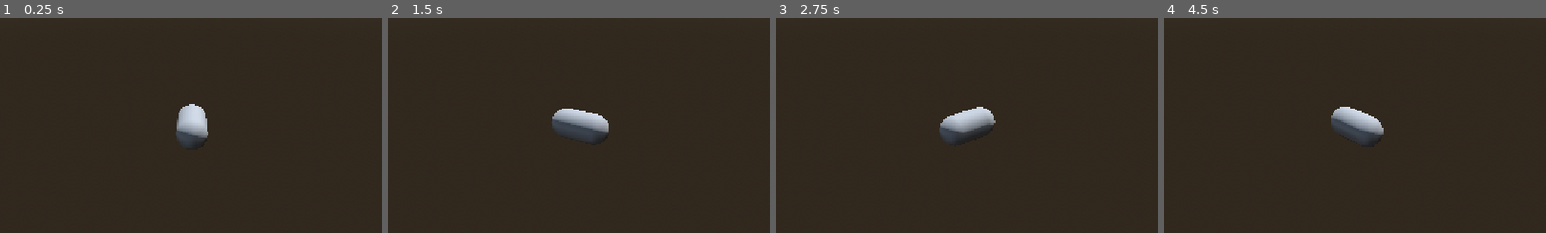
Above: before the commit, frames 1-4 (left to right).
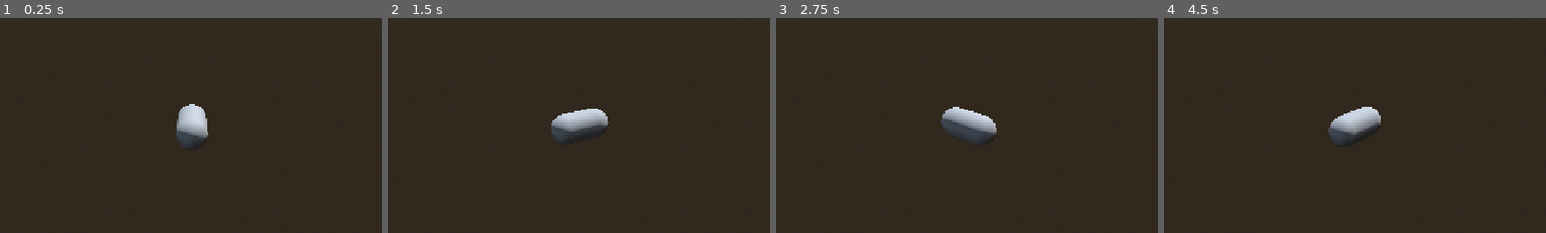
Above: after the commit, the same moments.

Repository: PeterDrake/yachtsinkers
Game: Godot game, scene res://yachtsinkers.tscn
Same seed, same stepped clock (60 frames per second), same inputs: the game is played once before the commit and once after it. Sound files missing from this copy of the repository are replaced by a short silence.
Inputs:
- Up to frame 1 (0.25 s): no input
- Up to frame 2 (1.5 s): tap Enter at 0.5 s; hold Right (ui_right) 0.53-1.28 s; hold Down (ui_down) from 1.28 s (still down)
- Up to frame 3 (2.75 s): tap Space at 2 s; release Down (ui_down) at 2.03 s; hold Right (ui_right) from 2.03 s (still down)
- Up to frame 4 (4.5 s): release Right (ui_right) at 2.78 s; hold Up (ui_up) 2.78-3.53 s; tap Enter at 3.5 s; hold Left (ui_left) from 3.53 s (still down)
The pictures show only the part of the screen within x 25-75%, y 33-83%; the shares and areas given below are measured in that part.

The runs differ from the first frame. In frame 2, 1.3% of the frame differs, in the area x 42-58%, y 42-58%; in frame 3, 1.5%; in frame 4, 1.6%, in the area x 43-58%, y 41-59%.

Commit message:
Adjusted player mesh rotation to reflect input

Diff:
--- a/player.gd
+++ b/player.gd
@@ -9,14 +9,4 @@
 	var rotation_input = Input.get_axis("ui_left","ui_right")
 	rotation_direction = (transform.basis * Vector3(0, rotation_input, 0)).normalized()
 	rotation += rotation_direction * ROTATION_SPEED * delta
-
-	#var input_dir := Input.get_vector("ui_left", "ui_right", "ui_up", "ui_down")
-	#var direction := (transform.basis * Vector3(input_dir.x, 0, input_dir.y)).normalized()
-	#if direction:
-		#velocity.x = direction.x * SPEED
-		#velocity.z = direction.z * SPEED
-	#else:
-		#velocity.x = move_toward(velocity.x, 0, SPEED)
-		#velocity.z = move_toward(velocity.z, 0, SPEED)
-
 	move_and_slide()
--- a/player.tscn
+++ b/player.tscn
@@ -7,6 +7,7 @@
 [sub_resource type="CapsuleMesh" id="CapsuleMesh_xx5pe"]
 
 [node name="Player" type="CharacterBody3D" unique_id=219399317]
+transform = Transform3D(1, 0, 0, 0, -1, 5.9604645e-08, 0, -5.9604645e-08, -1, 0, 0, 0)
 script = ExtResource("1_4flbx")
 
 [node name="CollisionShape3D" type="CollisionShape3D" parent="." unique_id=888322649]
